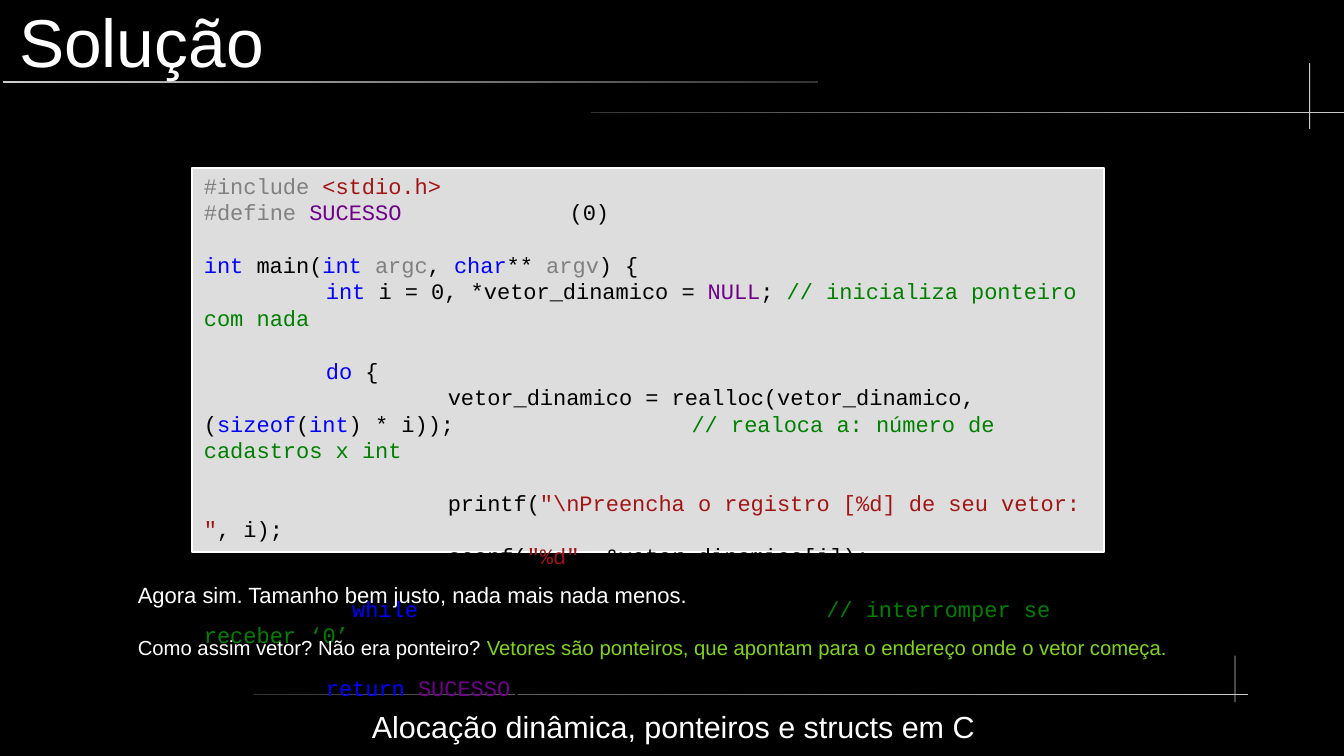
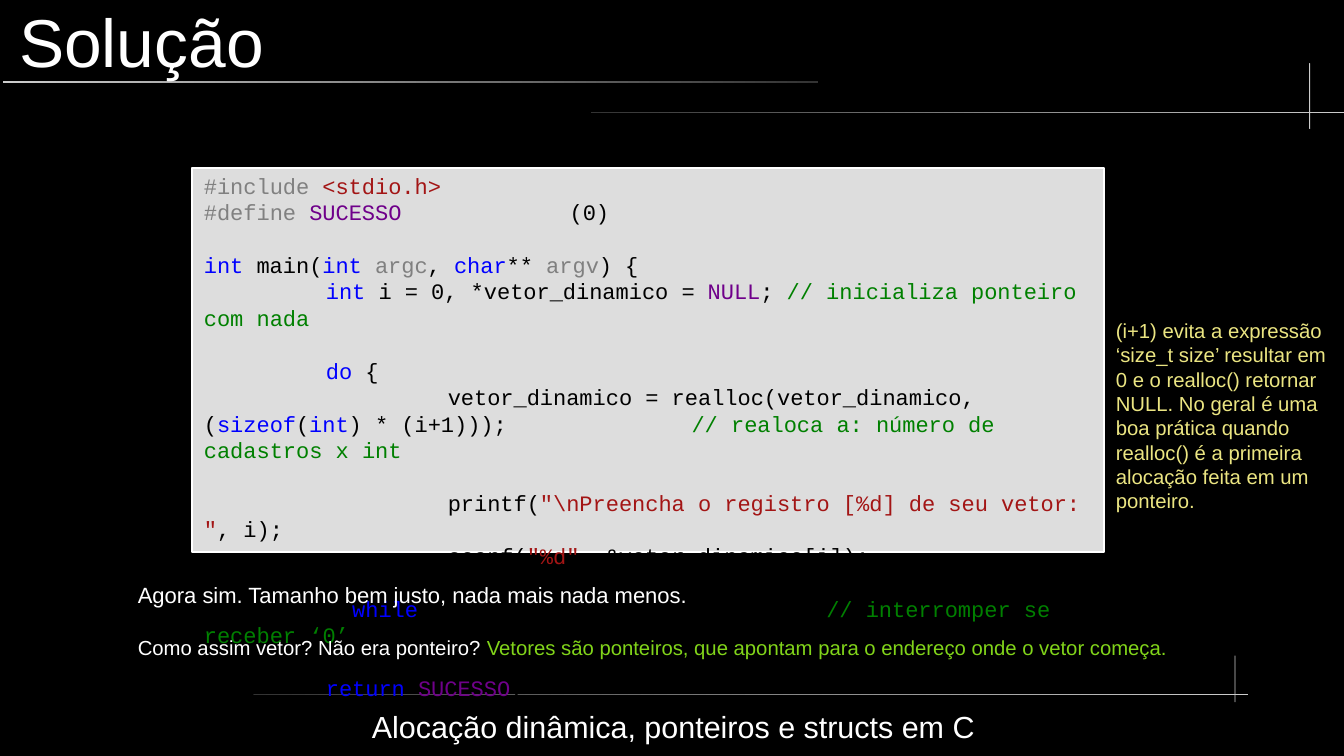
Before and after one commit to DevWannabe-dot/slides-ip, a slide deck: slide 7 of ponteiro_alocacao_structs/ponteiros_alocacao_structs.odp. Drawn at 1344x756 pixels with LibreOffice and Linux fonts; fonts in the diff are those of the drawing. Boxes give left, top, right and bottom in pixels: in the first picture for what was removed or moved away, otherwise in the second. Text is boxed around its words. In the diff, an @@ line names an element or a change of style, - is before the commit and + after.

Commit message:
Erro corrigido no slide 7

```diff
--- a/ponteiro_alocacao_structs/ponteiros_alocacao_structs.odp
+++ b/ponteiro_alocacao_structs/ponteiros_alocacao_structs.odp
@@ text added at bbox=[1116, 323, 1326, 513], 12 pt, text #EBE582 @@
+(i+1) evita a expressão ‘size_t size’ resultar em 0 e o realloc() retornar NULL. No geral é uma boa prática quando realloc() é a primeira alocação feita em um ponteiro.
@@ text at bbox=[204, 389, 994, 459]: text changed @@
-vetor_dinamico = realloc(vetor_dinamico, (sizeof(int) * i)); // realoca a: número de cadastros x int
+vetor_dinamico = realloc(vetor_dinamico, (sizeof(int) * (i+1))); // realoca a: número de cadastros x int
```
